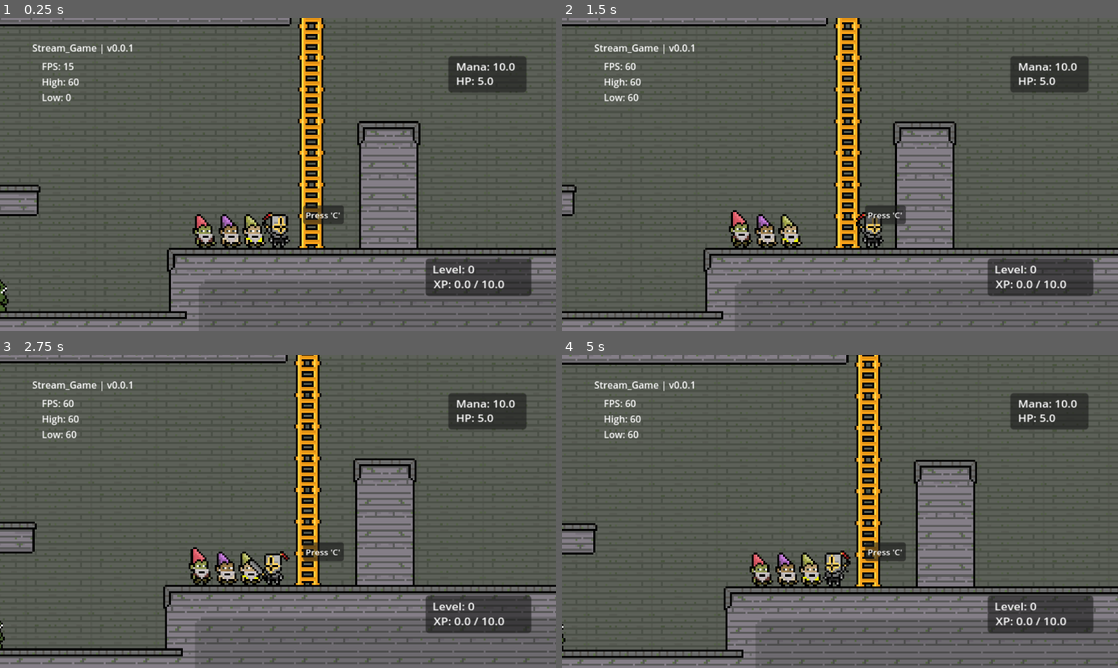
Above: before the commit, frames 1-4 (two rows, left to right).
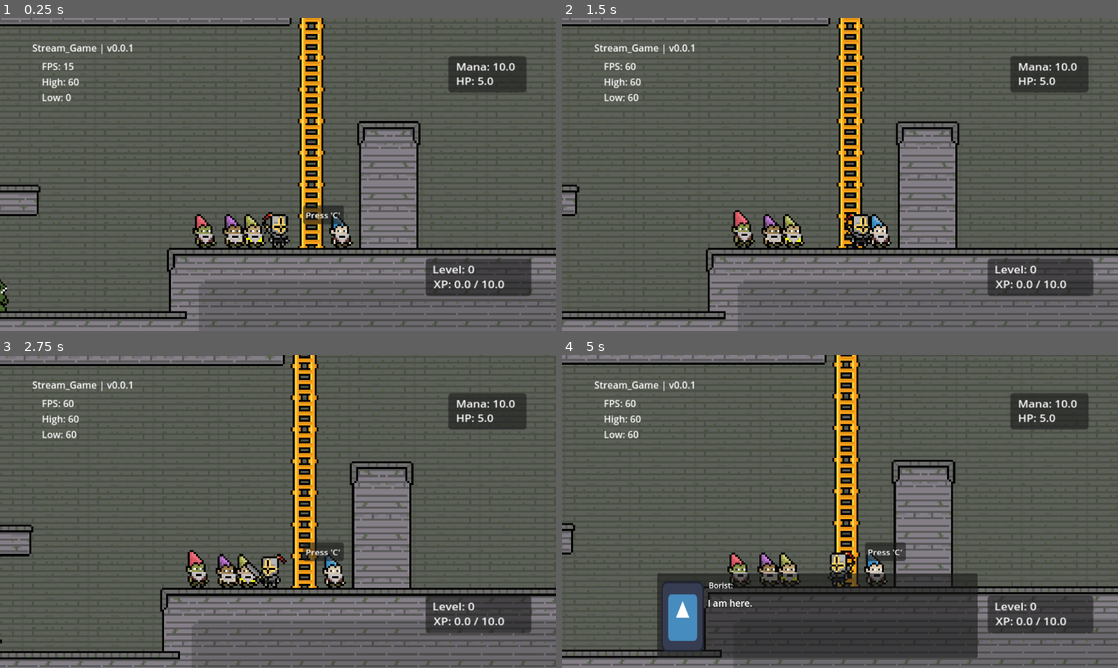
Above: after the commit, the same moments.

Repository: Schweem/CycleTwo
Game: Godot game, scene res://scenes/world_test.tscn
The game is run twice, just before and just after one commit, with the same random seed, the same clock (stepped at 60 frames per second) and the same inputs. The engine's default icon, where the game draws it, is replaced by a stand-in: a white triangle on a blue panel in a dark square.
Inputs (mouse positions are in pixels of both pictures, inside the frame that each line leads up to):
- Up to frame 1 (0.25 s): no input
- Up to frame 2 (1.5 s): tap C (interact) at 0.5, 0.6, 1.25 s; move the mouse to (962, 158) at 0.52 s; hold Right (right) from 0.53 s (still down); tap Space (jump) at 0.77 s; move the mouse to (728, 190) at 1.27 s; click (728, 190) at 1.35 s
- Up to frame 3 (2.75 s): tap Space (jump) at 1.52 s; tap C (interact) at 1.55, 2.3 s; move the mouse to (333, 442) at 2.02 s; release Right (right) at 2.03 s; hold Left (left) from 2.03 s (still down); tap X (draw) at 2.1 s
- Up to frame 4 (5 s): tap C (interact) at 2.75, 2.85, 3.8, 4.25, 4.35 s; move the mouse to (812, 574) at 2.77 s; release Left (left) at 2.78 s; hold Right (right) 2.78-4.28 s; tap Space (jump) at 3.02, 3.77, 4.52 s; move the mouse to (1006, 558) at 3.52 s; tap R at 3.6 s; move the mouse to (673, 464) at 4.27 s; hold Left (left) from 4.28 s (still down)

The runs differ from the first frame. In frame 1, 0.6% of the frame differs, in the area x 39-64%, y 62-74%; in frame 2, 8.0%; in frame 3, 22%; in frame 4, 24%, in the area x 0-100%, y 0-100%.

Commit message:
last commit of the night

Diff:
--- a/prefabs/gnome.tscn
+++ b/prefabs/gnome.tscn
@@ -1,7 +1,6 @@
-[gd_scene load_steps=5 format=3 uid="uid://dmw3qjvuwd2gy"]
+[gd_scene load_steps=4 format=3 uid="uid://dmw3qjvuwd2gy"]
 
 [ext_resource type="Script" uid="uid://cp6i2uvubgaea" path="res://scripts/classes/npc.gd" id="1_4pklm"]
-[ext_resource type="Texture2D" uid="uid://ckvjeqnf6lmvu" path="res://assets/sprites/gome.png" id="2_g5m2q"]
 
 [sub_resource type="RectangleShape2D" id="RectangleShape2D_il8wl"]
 size = Vector2(14, 20)
@@ -15,7 +14,6 @@
 
 [node name="gnomeSprite" type="Sprite2D" parent="."]
 texture_filter = 1
-texture = ExtResource("2_g5m2q")
 
 [node name="CollisionShape2D" type="CollisionShape2D" parent="."]
 position = Vector2(3, 0)
--- a/prefabs/ui_controller.tscn
+++ b/prefabs/ui_controller.tscn
@@ -90,13 +90,21 @@
 offset_right = 861.0
 offset_bottom = 627.0
 
+[node name="Label2" type="Label" parent="CanvasLayer/talkBox"]
+layout_mode = 0
+offset_left = 107.0
+offset_top = 13.0
+offset_right = 616.0
+offset_bottom = 40.0
+text = "John Gnome:"
+
 [node name="Label" type="Label" parent="CanvasLayer/talkBox"]
 layout_mode = 0
 offset_left = 105.0
-offset_top = 8.0
+offset_top = 48.0
 offset_right = 655.0
 offset_bottom = 166.0
-theme_override_font_sizes/font_size = 26
+theme_override_font_sizes/font_size = 19
 text = "test"
 
 [node name="Sprite2D" type="Sprite2D" parent="CanvasLayer/talkBox"]
--- a/scenes/world_test.tscn
+++ b/scenes/world_test.tscn
@@ -13,8 +13,10 @@
 [ext_resource type="Texture2D" uid="uid://cqknapylg7rws" path="res://assets/sprites/garfield1.png" id="11_6qtqi"]
 [ext_resource type="Script" uid="uid://drup4tjff5gqt" path="res://scripts/gnome_manager.gd" id="12_c6qvj"]
 [ext_resource type="Texture2D" uid="uid://bpsmd04knrfsn" path="res://assets/sprites/cyclops.png" id="13_q53c7"]
+[ext_resource type="Texture2D" uid="uid://ckvjeqnf6lmvu" path="res://assets/sprites/gome.png" id="14_ukqcy"]
 [ext_resource type="Texture2D" uid="uid://cg4st6m1830hp" path="res://assets/sprites/johnathan.png" id="15_il8wl"]
 [ext_resource type="PackedScene" uid="uid://dmw3qjvuwd2gy" path="res://prefabs/gnome.tscn" id="15_ukqcy"]
+[ext_resource type="Texture2D" uid="uid://5tq5wkpwkjhf" path="res://assets/sprites/borist.png" id="17_b685f"]
 
 [sub_resource type="TileSetAtlasSource" id="TileSetAtlasSource_i6uhy"]
 texture = ExtResource("6_4lv6h")
@@ -174,10 +176,19 @@
 position = Vector2(455, 376)
 texture = ExtResource("13_q53c7")
 
-[node name="Johnathan" type="Sprite2D" parent="."]
-texture_filter = 1
-position = Vector2(573, 342)
-texture = ExtResource("15_il8wl")
-
 [node name="gnome" parent="." instance=ExtResource("15_ukqcy")]
 position = Vector2(585, 342)
+npc_name = "Gome:"
+npc_texture = ExtResource("14_ukqcy")
+
+[node name="johnGnome" parent="." instance=ExtResource("15_ukqcy")]
+position = Vector2(575, 342)
+npc_name = "Johnathan:"
+dialouge = Array[String](["WOAH", "I CAN", "TALK", "?"])
+npc_texture = ExtResource("15_il8wl")
+
+[node name="borist" parent="." instance=ExtResource("15_ukqcy")]
+position = Vector2(629, 342)
+npc_name = "Borist:"
+dialouge = Array[String](["I am here."])
+npc_texture = ExtResource("17_b685f")
--- a/scripts/classes/npc.gd
+++ b/scripts/classes/npc.gd
@@ -1,6 +1,10 @@
 class_name npc extends CharacterBody2D
 
+@export var npc_name : String = "Phil Fish"
 @export var dialouge : Array[String] = ["Hi, I am Phil Fish. I created the game FEZ.", "Okay"]
+
+@export var npc_texture : Texture2D
+@onready var npc_sprite : Sprite2D = $gnomeSprite
 
 var canTalk : bool = false
 var uiManager : Control
@@ -8,6 +12,8 @@
 var index : int = 0
 
 func _ready() -> void:
+	if npc_texture != null:
+		npc_sprite.texture = npc_texture
 	uiManager = get_tree().get_first_node_in_group("uiMan")
 	print(uiManager)
 
@@ -35,7 +41,7 @@
 
 func talk() -> void:
 	if index < len(dialouge):
-		uiManager.toggle_dialouge(dialouge, index)
+		uiManager.toggle_dialouge(dialouge, npc_name, index)
 		index += 1
 	else:
 		uiManager.end_dialouge()
--- a/scripts/uiController.gd
+++ b/scripts/uiController.gd
@@ -15,6 +15,7 @@
 @onready var talk_pannel : Panel = $CanvasLayer/talkBox
 @onready var talk_text : Label = $CanvasLayer/talkBox/Label
 @onready var talk_portrait : Sprite2D = $CanvasLayer/talkBox/Sprite2D
+@onready var talk_name : Label = $CanvasLayer/talkBox/Label2
 
 @onready var statController : Node2D = get_tree().get_first_node_in_group("statCon")
 
@@ -41,8 +42,8 @@
 	print('pannel flipped')
 	interaction_pannel.visible = !interaction_pannel.visible
 
-func toggle_dialouge(dialouge : Array[String], index : int = 0) -> void:
-
+func toggle_dialouge(dialouge : Array[String], name : String = "...", index : int = 0) -> void:
+	talk_name.text = name
 	if playerObject.talking == false:
 		print('dialouge toggle 1')
 		playerObject.talking = true
Not shown: 1 places in scenes/world_test.tscn that only renumber resources
